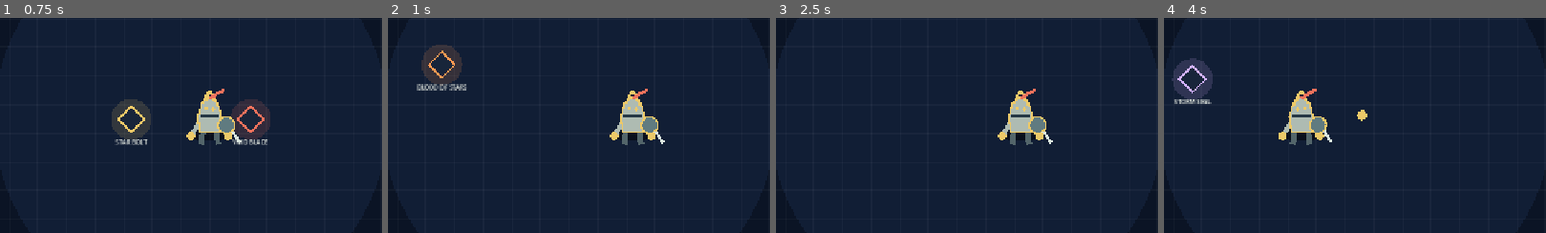
Above: before the commit, frames 1-4 (left to right).
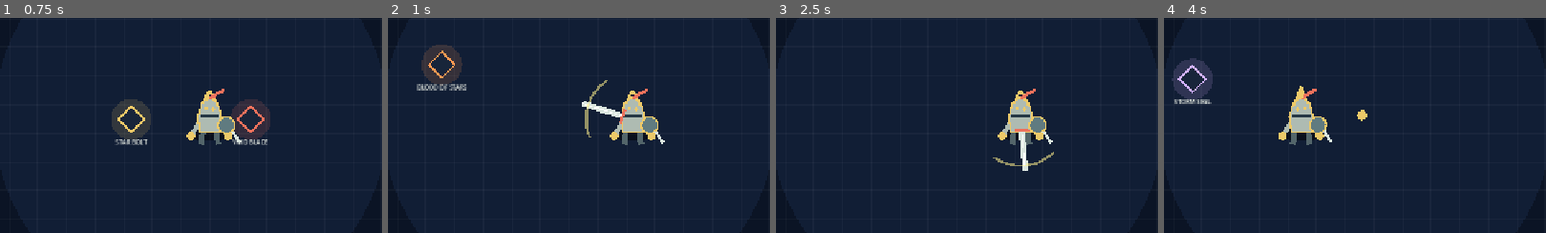
Above: after the commit, the same moments.

Repository: domaki7/new-project
Game: Godot game, scene res://main.tscn
Same seed, same stepped clock (60 frames per second), same inputs: the game is played once before the commit and once after it.
Inputs (mouse positions are % of the whole screen's width and height, from its top left):
- Up to frame 1 (0.75 s): tap Enter at 0.5 s; move the mouse to (72, 45) at 0.52 s; hold D from 0.53 s (still down); tap R at 0.6 s; click (72, 45) at 0.67 s
- Up to frame 2 (1 s): keep holding D
- Up to frame 3 (2.5 s): move the mouse to (30, 55) at 1.27 s; release D at 1.28 s; hold S 1.28-2.03 s; tap R at 1.35, 2.1 s; move the mouse to (60, 28) at 2.02 s; hold D from 2.03 s (still down)
- Up to frame 4 (4 s): move the mouse to (45, 70) at 2.77 s; release D at 2.78 s; hold W 2.78-3.53 s; tap R at 2.85, 3.6 s; click (45, 70) at 2.92 s; move the mouse to (80, 65) at 3.52 s; hold A from 3.53 s (still down)
The pictures show only the part of the screen within x 25-75%, y 26-76%; the shares and areas given below are measured in that part.

Frame 1 is identical in both runs. In frame 2, 0.5% of the frame differs, in the area x 50-63%, y 28-56%; in frame 3, 0.5%; in frame 4, less than 0.1%.

Commit message:
Show equipped weapons in Godot

Diff:
--- a/godot/main.gd
+++ b/godot/main.gd
@@ -381,6 +381,39 @@
     draw_line(position + Vector2(38, 20), position + Vector2(51, 39), Color("dbe6df"), 5.0)
     draw_circle(position + Vector2(-6, -17), 3.0, Color("edc968")); draw_circle(position + Vector2(6, -17), 3.0, Color("edc968"))
 
+func draw_equipped_weapon(id: String, index: int, total: int) -> void:
+    var data: Dictionary = WEAPONS[id]
+    var orbit_angle: float = TAU * float(index) / float(max(1, total)) - PI / 2.0
+    var angle: float = orbit_angle
+    var radius: float = 45.0
+    if id == "VOID BLADE" and blade_flash > 0.0:
+        var progress: float = 1.0 - blade_flash / 0.3
+        angle = blade_angle - 1.15 + progress * 2.3
+        radius = 18.0
+    var anchor: Vector2 = player.position + Vector2(cos(angle), sin(angle)) * radius
+    if id == "VOID BLADE" and blade_flash > 0.0:
+        var tip: Vector2 = player.position + Vector2(cos(angle), sin(angle)) * 88.0
+        draw_line(anchor, tip, Color("dbe6df"), 10.0); draw_line(anchor, tip, Color("ffffff"), 2.0)
+        draw_line(anchor + Vector2(-sin(angle), cos(angle)) * 12.0, anchor + Vector2(sin(angle), -cos(angle)) * 12.0, data.color, 5.0)
+        draw_arc(player.position, 78.0, angle - .7, angle + .7, 20, Color(1.0, .94, .55, blade_flash / .3), 4.0)
+    elif id == "VOID BLADE":
+        draw_line(anchor - Vector2(cos(angle), sin(angle)) * 17.0, anchor + Vector2(cos(angle), sin(angle)) * 17.0, Color("dbe6df"), 7.0)
+        draw_line(anchor + Vector2(-sin(angle), cos(angle)) * 10.0, anchor + Vector2(sin(angle), -cos(angle)) * 10.0, data.color, 4.0)
+    elif id == "STAR BOLT":
+        draw_colored_polygon(PackedVector2Array([anchor + Vector2(0, -12), anchor + Vector2(7, 0), anchor + Vector2(0, 12), anchor + Vector2(-7, 0)]), data.color)
+    elif id == "GRAVITY NOVA":
+        draw_arc(anchor, 12.0, 0, TAU, 16, data.color, 3.0); draw_circle(anchor, 4.0, data.color)
+    elif id == "SOUL CHAIN":
+        draw_arc(anchor + Vector2(0, -7), 7.0, 0, TAU, 12, data.color, 3.0); draw_arc(anchor + Vector2(0, 8), 7.0, 0, TAU, 12, data.color, 3.0)
+    elif id == "ROYAL METEOR":
+        draw_colored_polygon(PackedVector2Array([anchor + Vector2(0, -15), anchor + Vector2(9, 5), anchor + Vector2(0, 13), anchor + Vector2(-9, 5)]), data.color)
+    elif id == "FROST LANCE":
+        draw_colored_polygon(PackedVector2Array([anchor + Vector2(0, -16), anchor + Vector2(8, 0), anchor + Vector2(0, 16), anchor + Vector2(-8, 0)]), data.color)
+    elif id == "VENOM ORB":
+        draw_circle(anchor, 11.0, data.color); draw_arc(anchor, 11.0, 0, TAU, 16, Color("d9ffb7"), 2.0)
+    elif id == "STORM SIGIL":
+        draw_colored_polygon(PackedVector2Array([anchor + Vector2(6, -16), anchor + Vector2(-4, -2), anchor + Vector2(3, -2), anchor + Vector2(-7, 16), anchor + Vector2(8, 1), anchor + Vector2(1, 1)]), data.color)
+
 func _draw() -> void:
     var field := Rect2(Vector2.ZERO, ARENA_SIZE)
     draw_rect(field, Color("0b1425"))
@@ -399,6 +432,7 @@
         draw_monster(enemy, MONSTERS[enemy.type])
     if player:
         draw_knight()
+        for index in equipped.size(): draw_equipped_weapon(equipped[index], index, equipped.size())
     if mode == "start": draw_rect(Rect2(Vector2.ZERO, ARENA_SIZE), Color(0.04, 0.08, 0.15, .78)); draw_string(ThemeDB.f …(396 unchanged characters)…
     if mode == "ascension": draw_rect(Rect2(Vector2.ZERO, ARENA_SIZE), Color(0.04, 0.08, 0.15, .9)); draw_string(ThemeD …(1036 unchanged characters)…
     if mode == "death": draw_rect(Rect2(Vector2.ZERO, ARENA_SIZE), Color(0.04, 0.08, 0.15, .9)); draw_string(ThemeDB.fa …(720 unchanged characters)…
